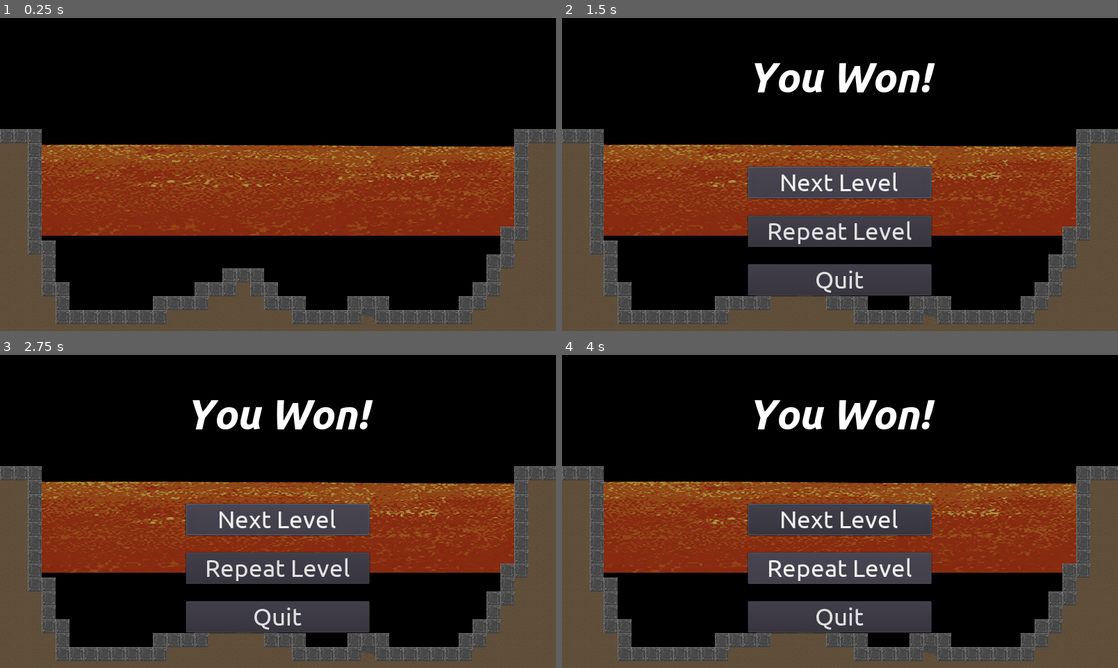
Above: before the commit, frames 1-4 (two rows, left to right).
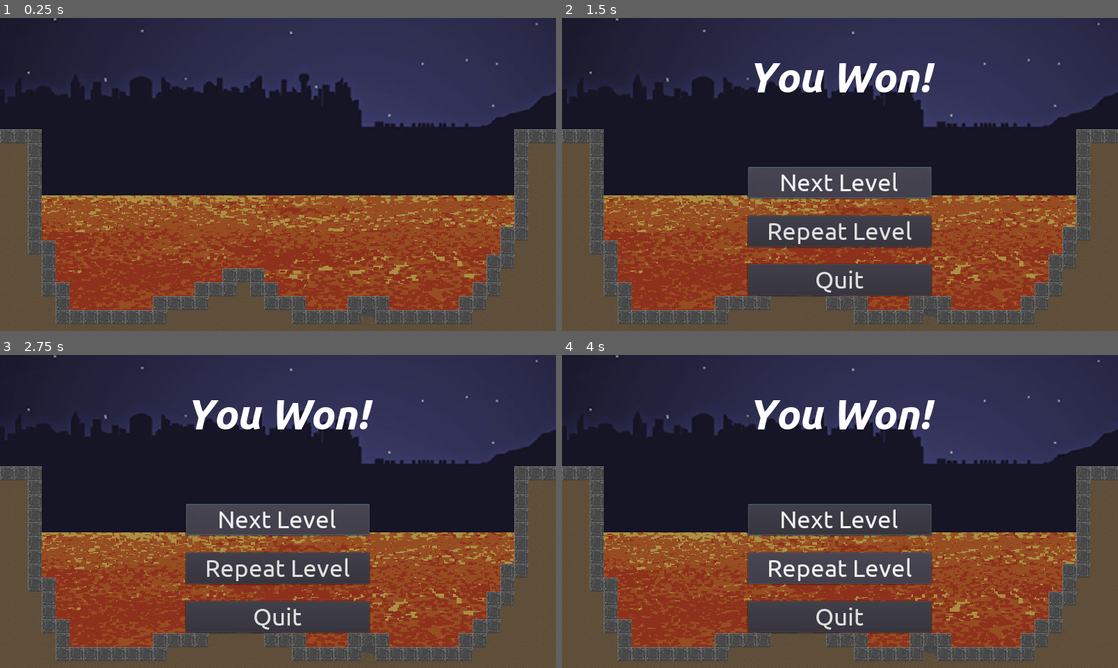
Above: after the commit, the same moments.

Repository: jtuttle/bridger
Game: Godot game, scene res://objects/levels/game/game.tscn
The game is run twice, just before and just after one commit, with the same random seed, the same clock (stepped at 60 frames per second) and the same inputs.
Inputs:
- Up to frame 1 (0.25 s): no input
- Up to frame 2 (1.5 s): hold Escape (bring_up_ui) 0.53-1.25 s; hold Space (drop_piece) 0.53-1.25 s; click "Next Level" at 1.25 s
- Up to frame 3 (2.75 s): click "Next Level" at 2 s
- Up to frame 4 (4 s): click "Repeat Level" at 2.75 s; tap Up (rotate_clockwise) at 3.6 s

The runs differ from the first frame. In frame 1, 77% of the frame differs, in the area x 0-100%, y 0-94%; in frame 2, 67%; in frame 3, 67%; in frame 4, 67%.

Commit message:
background and new lava

Diff:
--- a/objects/levels/level_1/level_1.tscn
+++ b/objects/levels/level_1/level_1.tscn
@@ -1,14 +1,15 @@
-[gd_scene load_steps=4 format=2]
+[gd_scene load_steps=5 format=2]
 
 [ext_resource path="res://objects/levels/level_tileset.tres" type="TileSet" id=1]
 [ext_resource path="res://images/lava_01.png" type="Texture" id=2]
 [ext_resource path="res://objects/levels/level_1/level_1.gd" type="Script" id=3]
+[ext_resource path="res://images/background.png" type="Texture" id=4]
 
 [node name="level_1" type="Node2D"]
 script = ExtResource( 3 )
 
 [node name="background" type="Sprite" parent="."]
-position = Vector2( 0, 384 )
+texture = ExtResource( 4 )
 centered = false
 
 [node name="hazard" type="Sprite" parent="."]
@@ -23,7 +24,6 @@
 cell_size = Vector2( 24, 24 )
 cell_custom_transform = Transform2D( 0, 0, 0, 64, 0, 0 )
 format = 1
-
 tile_data = PoolIntArray( 524288, 4, 0, 524289, 4, 0, 524290, 4, 0, 524325, 4, 0, 524326, 4, 0, 524327, 4, 0, 589824, 2 …(2873 unchanged characters)…
 
 [node name="tween" type="Tween" parent="."]
Binary file added: images/background.png
Binary file changed: images/lava_01.png
